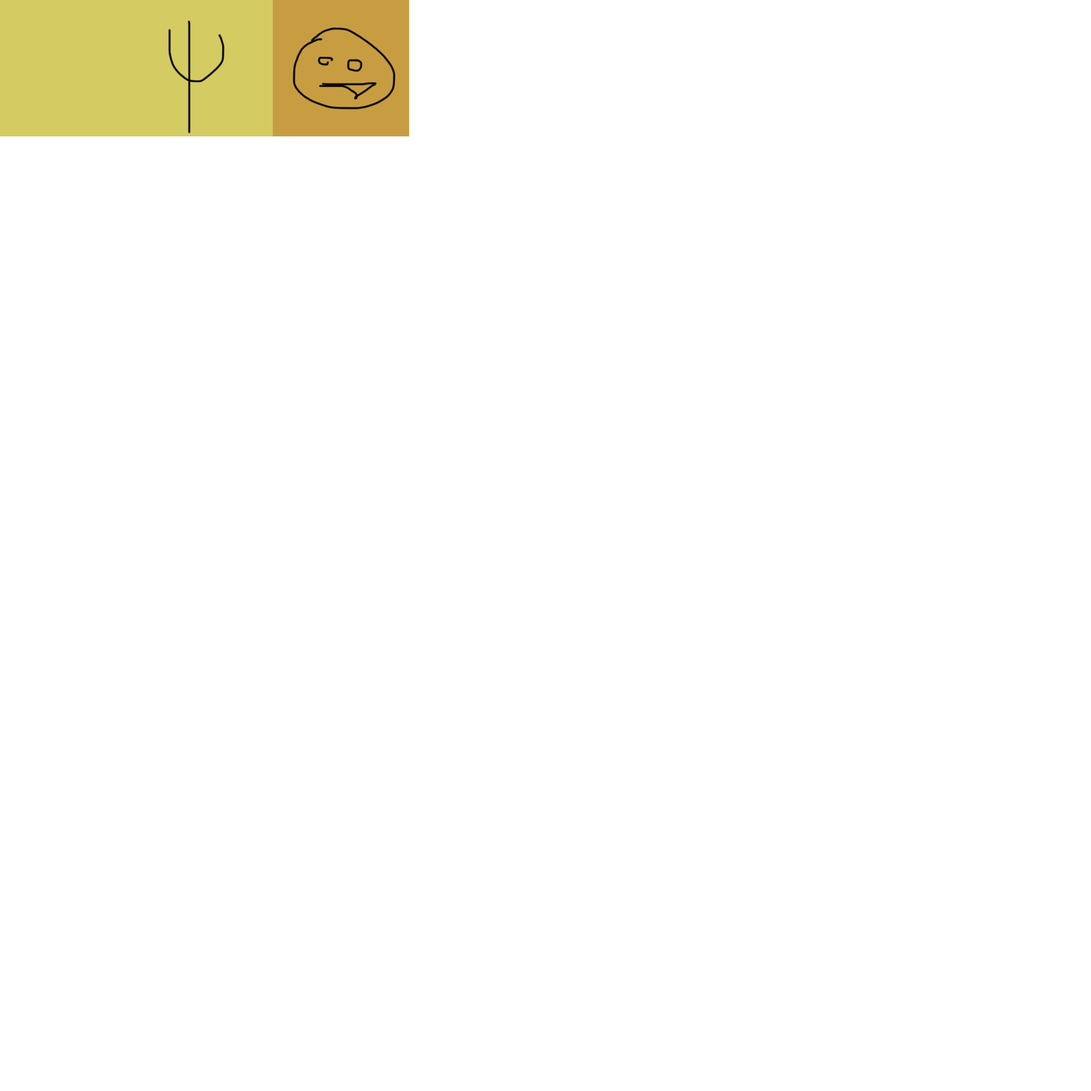
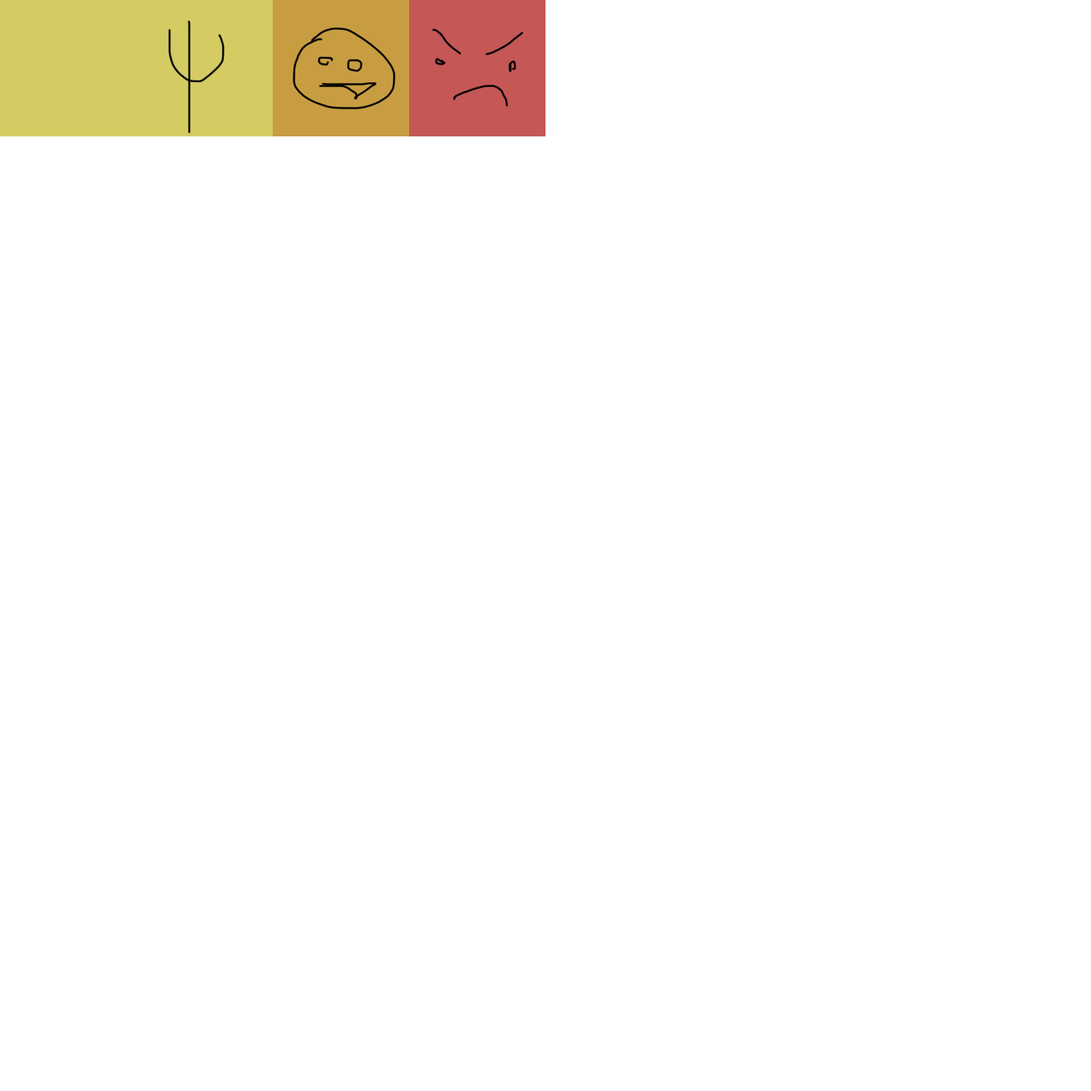
Revision of a layered (1091, 1091) image; what changed, layer by layer:
painted on "Layer 0" over [409, 0, 546, 137]
